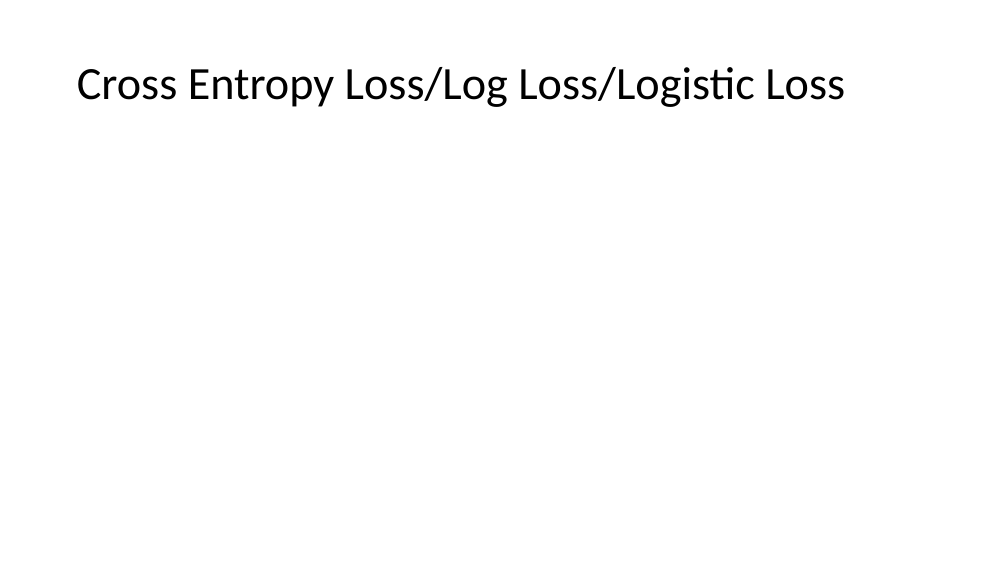
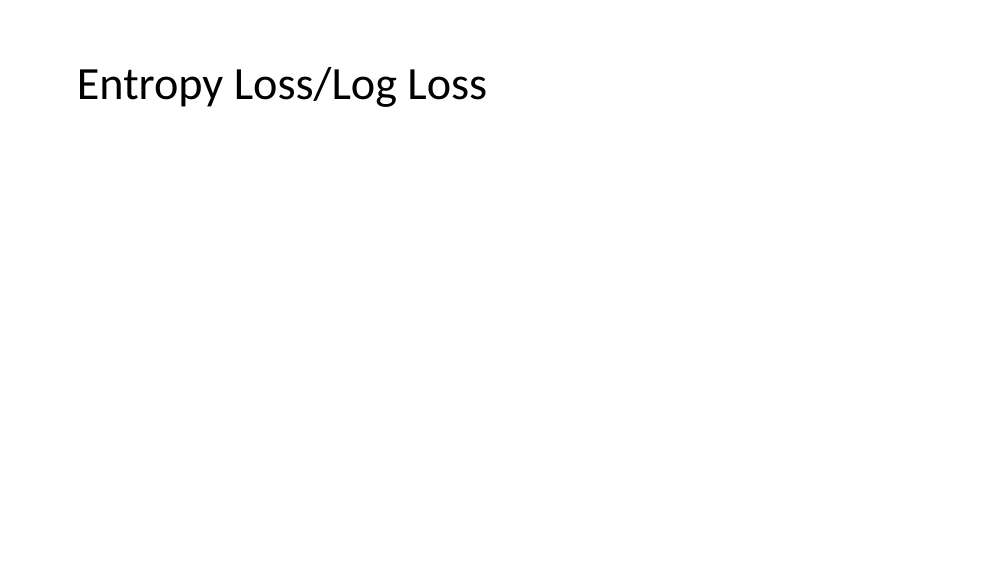
Before and after one commit to meenakshsundaram/AIML, a slide deck: slide 30 of DecisionTrees/DecisionTrees.pptx (slide 31 before the commit). Drawn at 1008x567 pixels with LibreOffice and Linux fonts; fonts in the diff are those of the drawing; grey boxes stand for pictures. Boxes give left, top, right and bottom in pixels: in the first picture for what was removed or moved away, otherwise in the second. Text is boxed around its words. In the diff, an @@ line names an element or a change of style, - is before the commit and + after.

Commit message:
Closed on Gini+Entropy

```diff
--- a/DecisionTrees/DecisionTrees.pptx
+++ b/DecisionTrees/DecisionTrees.pptx
@@ title at box(77, 67, 487, 107): text changed @@
-Cross Entropy Loss/Log Loss/Logistic Loss
+Entropy Loss/Log Loss
```
Also in this commit, not shown: 7 other slides changed, 7 slides added, 4 slides removed.
